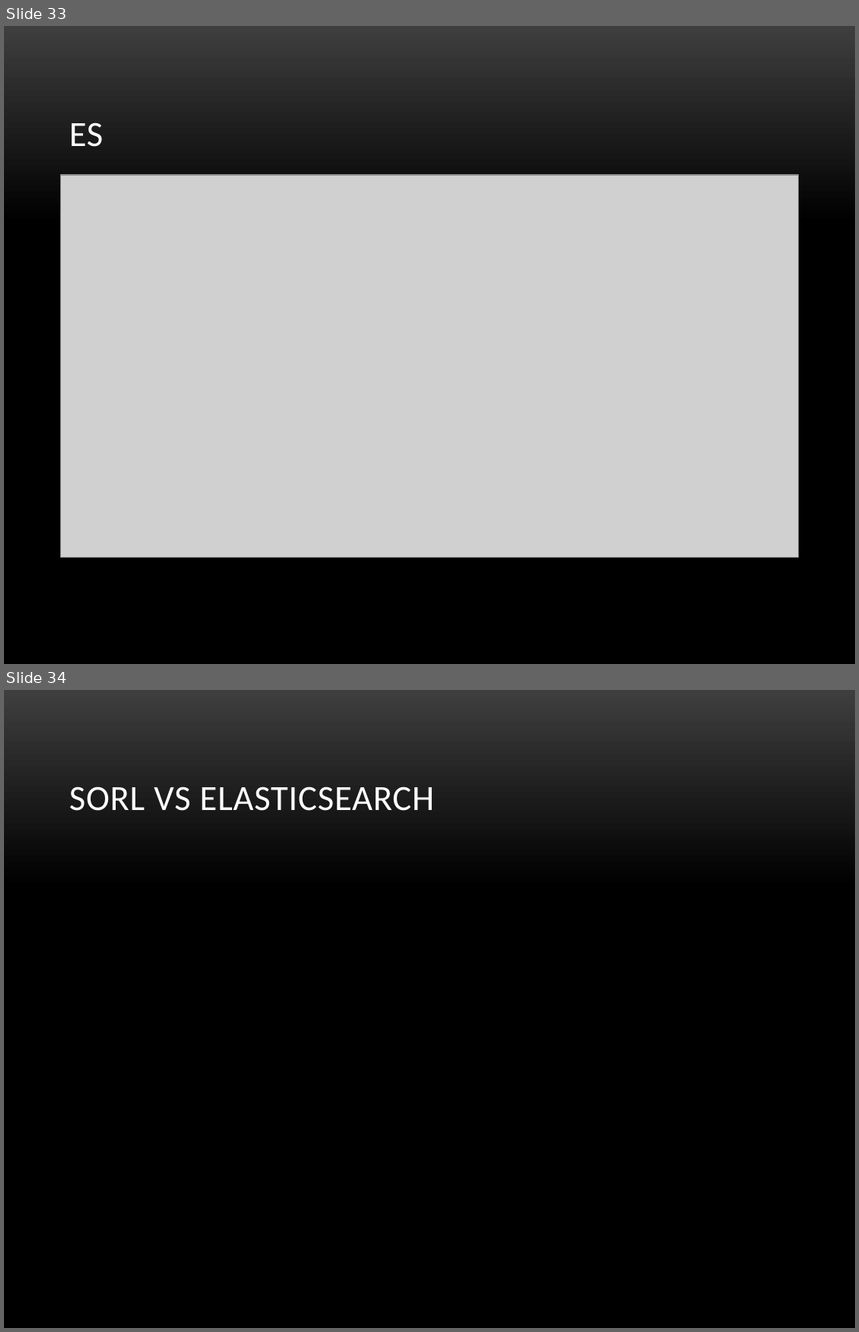
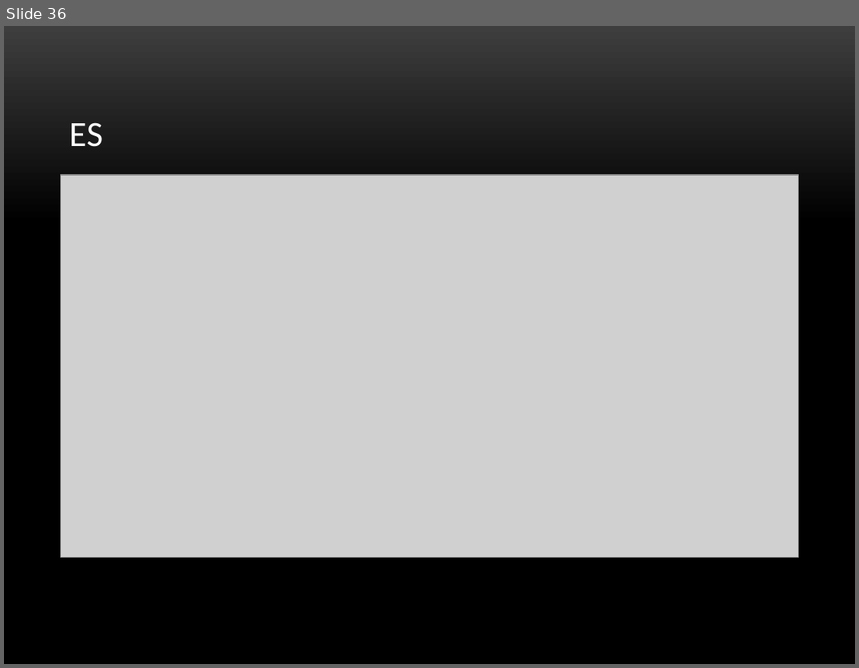
Before and after one commit to veravira/data-logger, a slide deck: es.pptx. Shown one above the other, each under a label of ours: slides 33 and 34 before the commit, slide 36 after it. The pictures are 859x1332 and 859x668 pixels, drawn with LibreOffice and Linux fonts; fonts in the diff are those of the drawing; grey boxes stand for pictures; background and template pictures are left out. Boxes give left, top, right and bottom in pixels: in the first picture for what was removed or moved away, otherwise in the second. Text is boxed around its words. In the diff, an @@ line names an element or a change of style, - is before the commit and + after.

Commit message:
elastic latest

```diff
--- a/es.pptx
+++ b/es.pptx
@@ slide 34 removed at (4,690,855,1328), background picture (left out) @@
@@ title removed at (69,787,434,811) @@
-SORL VS ELASTICSEARCH
@@ what was slide 33 is now slide 36 @@
```
Also in this commit, not shown: 3 slides changed, 3 slides added.
